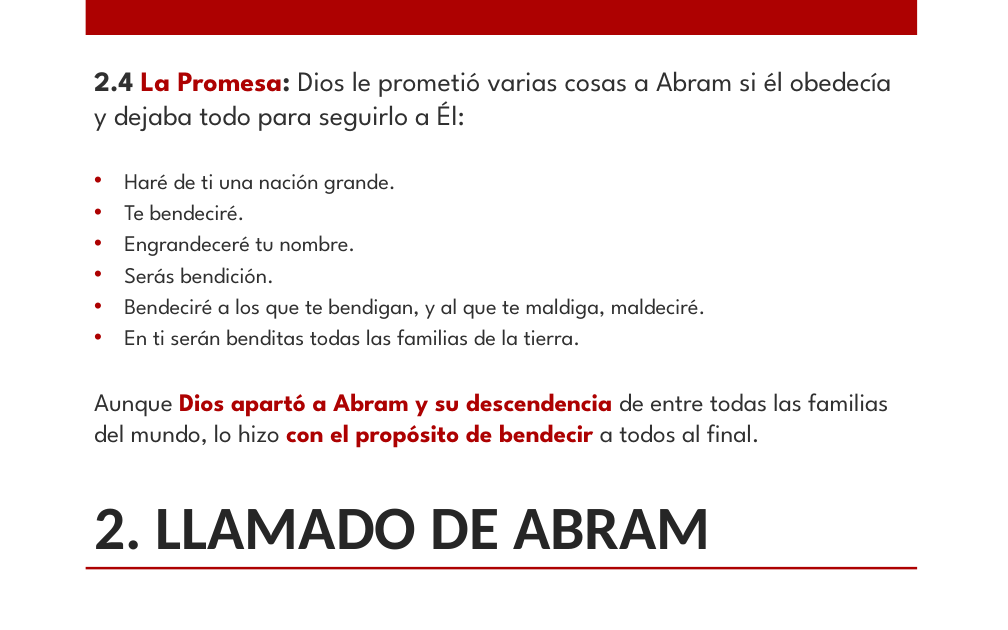
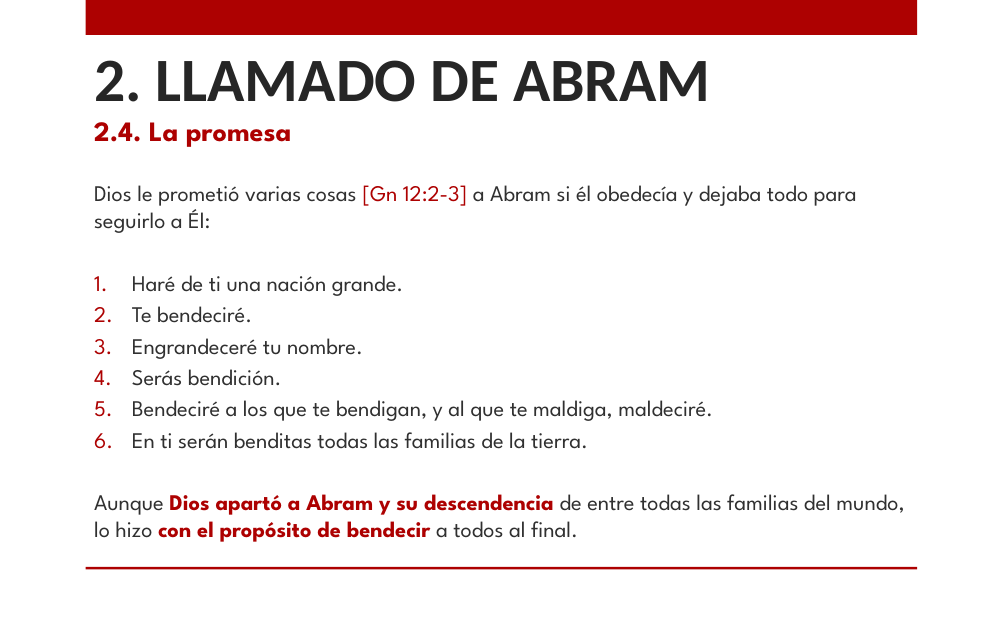
Before and after one commit to CreyTuning/documents, a slide deck: slide 7 of slideshow/Estudios Biblicos/3.-Genesis_1.pptx. Drawn at 1008x630 pixels with LibreOffice and Linux fonts; fonts in the diff are those of the drawing; background and template pictures are left out. Boxes give left, top, right and bottom in pixels: in the first picture for what was removed or moved away, otherwise in the second. Text is boxed around its words. In the diff, an @@ line names an element or a change of style, - is before the commit and + after.

```diff
--- a/slideshow/Estudios Biblicos/3.-Genesis_1.pptx
+++ b/slideshow/Estudios Biblicos/3.-Genesis_1.pptx
@@ title "2. LLAMADO DE ABRAM": place and size @@
-title "2. LLAMADO DE ABRAM" at [94, 508, 711, 550]
+title "2. LLAMADO DE ABRAM" at [94, 60, 711, 102]
@@ title "2. LLAMADO DE ABRAM" at [94, 60, 711, 102]: vertical alignment bottom to middle @@
@@ text added at [94, 122, 292, 147], 20 pt, text #AD0101, bold @@
+2.4. La promesa
@@ text "Dios le prometió varias cosas ...": place and size @@
-text "Dios le prometió varias cosas ..." at [94, 71, 891, 448]
+text "Dios le prometió varias cosas ..." at [94, 185, 904, 542]
@@ text at [94, 185, 857, 233]: text changed; size 20 to 16 pt @@
-2.4 La Promesa: Dios le prometió varias cosas a Abram si él obedecía y dejaba todo para seguirlo a Él:
+Dios le prometió varias cosas [Gn 12:2-3] a Abram si él obedecía y dejaba todo para seguirlo a Él:
@@ text at [94, 275, 904, 542]: size 18 to 16 pt in "Aunque Dios apartó a Abram y su ..."; bullet • to 1. @@
```
Also in this commit, not shown: 12 other slides changed.
